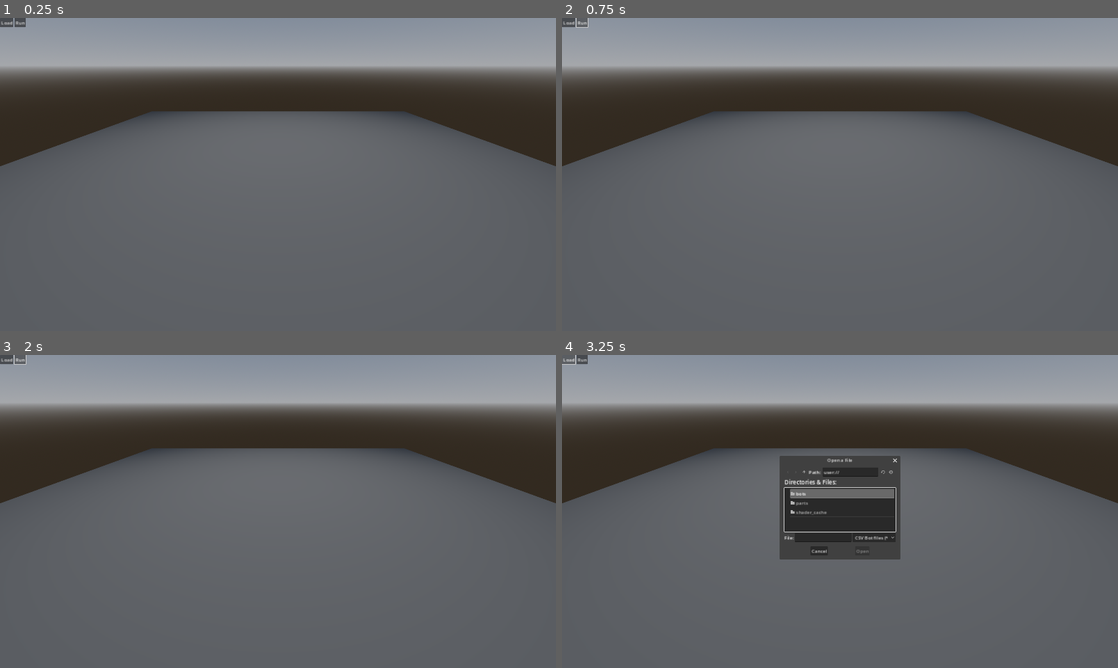
Above: before the commit, frames 1-4 (two rows, left to right).
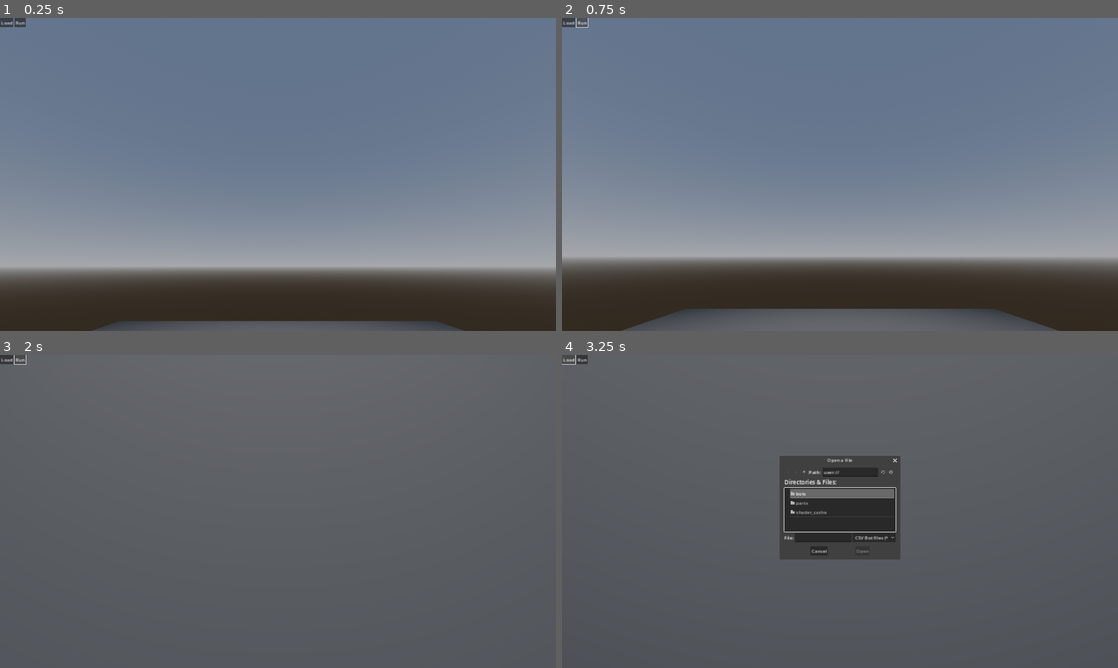
Above: after the commit, the same moments.

Repository: MassiveBattlebotsFan/OpenRobotCombatSim
Game: Godot game, scene res://Combat_UI.tscn
The game is run twice, just before and just after one commit, with the same random seed, the same clock (stepped at 60 frames per second) and the same inputs. This scene is started directly instead of the project's main scene.
Inputs:
- Up to frame 1 (0.25 s): no input
- Up to frame 2 (0.75 s): click "Run" at 0.5 s
- Up to frame 3 (2 s): click "Run" at 1.25 s
- Up to frame 4 (3.25 s): click "Run" at 2 s; click "Load" at 2.75 s

The runs differ from the first frame. In frame 1, 96% of the frame differs, in the area x 0-100%, y 0-100%; in frame 2, 93%; in frame 3, 33%; in frame 4, 33%.

Commit message:
Added logic for motor reconstruction, added test asset, fixed a reconstruction bug, made CombatCameraController.gd to track Origin in Combat_3D

Diff:
--- /dev/null
+++ b/CombatCameraController.gd
@@ -0,0 +1,14 @@
+extends Camera3D
+
+@export var ID = 0
+@onready var RobotConstruction = $"../RobotConstruction"
+
+# Called when the node enters the scene tree for the first time.
+func _ready():
+	pass # Replace with function body.
+
+
+# Called every frame. 'delta' is the elapsed time since the previous frame.
+func _process(delta):
+	if RobotConstruction != null:
+		look_at(RobotConstruction.Origin.global_position, Vector3.UP)
--- a/CombatConstructionController.gd
+++ b/CombatConstructionController.gd
@@ -23,6 +23,23 @@
 func _process(_delta):
 	pass
 
+func construct_rigidbody_axle(part):
+	var new_rigidbody = RigidBody3D.new()
+	var new_hinge = HingeJoint3D.new()
+	part.parents.push_back(new_rigidbody)
+	new_rigidbody.add_child(part)
+	new_rigidbody.set_script(part_script)
+	new_rigidbody.part_name = part.name
+	new_rigidbody.properties["is_combat"] = true
+	new_hinge.name = "AxleHinge"
+	new_hinge.node_a = part
+	new_hinge.node_b = null
+	new_hinge.set_param(HingeJoint3D.PARAM_MOTOR_TARGET_VELOCITY, 60)
+	new_hinge.set_param(HingeJoint3D.PARAM_LIMIT_RELAXATION, 2)
+	new_hinge.set_flag(HingeJoint3D.FLAG_ENABLE_MOTOR, true)
+	new_rigidbody.add_child(new_hinge)
+	return new_rigidbody
+
 func construct_part(mesh, mesh_name, part_title):
 	var new_part = CollisionShape3D.new()
 	var new_coll_mesh = ConcavePolygonShape3D.new()
@@ -40,6 +57,13 @@
 	new_part.part_name = mesh_name
 	new_part.properties["scalable"] = true
 	new_part.properties["is_combat"] = true
+	if mesh[2]:
+		var axle_name = get_parent().constructed_motors[mesh_name]["config"]["axle"]
+		var axle = get_parent().constructed_motors[mesh_name]["meshes"].filter(func(arr): return arr[0] == axle_name)[0][1]
+		new_part.properties["scalable"] = false
+		new_part.properties["is_motor"] = true
+		new_part.properties["axle"] = construct_rigidbody_axle(construct_part([axle, axle.get_faces()], axle_name, part_title))
+		new_part.properties["axle"].parents.push_back(new_part)
 	return new_part
 
 func _on_camera_position_controller_part_placed(hover_target):
@@ -112,24 +136,41 @@
 	return initialized_parts
 
 func reconstruct_from_csv(data):
+	var origins = [[null, Origin]]
 	var current_origin = Origin
 	current_origin.propagate_part_deletion()
 	update_children()
 	var initialized_parts = initialize_parts_from_csv(data)
 	for part in initialized_parts:
+		if part["part"].properties["is_motor"]:
+			part["part"].children.push_back(part["part"].properties["axle"])
 		for parent in part["parents"]:
 			print(parent)
 			part["part"].parents.push_back(initialized_parts.filter(func(dict): return dict["part"].name == parent)[0]["part"])
 		for child in part["children"]:
 			print(child)
-			part["part"].children.push_back(initialized_parts.filter(func(dict): return dict["part"].name == child)[0]["part"])
+			if part["part"].properties["is_motor"]:
+				part["part"].properties["axle"].children.push_back(initialized_parts.filter(func(dict): return dict["part"].name == child)[0]["part"])
+			else:
+				part["part"].children.push_back(initialized_parts.filter(func(dict): return dict["part"].name == child)[0]["part"])
+		if part["part"].properties["is_motor"]:
+			origins.push_back([part, part["part"].properties["axle"]])
+		#part["part"].hide()
+		#part["part"].show()
+	Origin.assign_groups_recursive(0, origins)
+	for origin in origins:
+		if origin[1] == Origin:
+			continue
+		origin[1].get_child("AxleHinge").node_b = origin[0]["part"].get_parent()
+		origin[1].get_child("AxleHinge").global_position = origin[0]["pos"]
+		origin[1].get_child("AxleHinge").global_rotation = origin[0]["rot"]
+		add_child(origin[1])
 	for part in initialized_parts:
-		if part["part"] != current_origin:
-			current_origin.add_child(part["part"])
-		part["part"].hide()
+		if not part["part"] in origins:
+			origins[part["part"].properties["group"]][1].add_child(part["part"])
 		part["part"].update_position(part["pos"])
 		part["part"].update_rotation(part["rot"], false)
 		part["part"].update_scale(part["scl"])
-		part["part"].show()
 	update_children()
-	print(Origin.get_children())
+	for child in Origin.get_children():
+		print(child, ", ", child.properties["group"])
--- a/Combat_3D.tscn
+++ b/Combat_3D.tscn
@@ -1,8 +1,9 @@
-[gd_scene load_steps=7 format=3 uid="uid://cek1oqy3swmx5"]
+[gd_scene load_steps=8 format=3 uid="uid://cek1oqy3swmx5"]
 
-[ext_resource type="Script" path="res://CombatBaseController.gd" id="1_2v0wr"]
+[ext_resource type="Script" path="res://RobotEditorBaseController.gd" id="1_hxula"]
 [ext_resource type="Script" path="res://CombatConstructionController.gd" id="2_jjfu4"]
 [ext_resource type="Script" path="res://RobotPartController.gd" id="3_4danp"]
+[ext_resource type="Script" path="res://CombatCameraController.gd" id="4_yseyg"]
 
 [sub_resource type="BoxShape3D" id="BoxShape3D_2on75"]
 size = Vector3(10, 0.1, 10)
@@ -15,13 +16,15 @@
 size = Vector3(10, 0.1, 10)
 
 [node name="CombatBase" type="Node3D"]
-script = ExtResource("1_2v0wr")
+script = ExtResource("1_hxula")
 
 [node name="RobotConstruction" type="Node3D" parent="."]
 transform = Transform3D(1, 0, 0, 0, 1, 0, 0, 0, 1, 0, 3, 0)
 script = ExtResource("2_jjfu4")
 
 [node name="Origin" type="RigidBody3D" parent="RobotConstruction" node_paths=PackedStringArray("VisualMesh", "CollisionMesh")]
+continuous_cd = true
+max_contacts_reported = 100
 freeze = true
 script = ExtResource("3_4danp")
 VisualMesh = NodePath("")
@@ -37,6 +40,8 @@
 
 [node name="Camera3D" type="Camera3D" parent="."]
 transform = Transform3D(1, 0, 0, 0, 0.882036, 0.471181, 0, -0.471181, 0.882036, 0, 1.64839, 3.29018)
+fov = 70.0
+script = ExtResource("4_yseyg")
 
 [node name="OmniLight3D" type="OmniLight3D" parent="."]
 transform = Transform3D(1, 0, 0, 0, 1, 0, 0, 0, 1, 0, 6, 0)
--- a/RobotConstructionController.gd
+++ b/RobotConstructionController.gd
@@ -37,7 +37,7 @@
 	new_meshinstance3d.mesh.surface_set_material(0, part_generic_material)
 	new_meshinstance3d.name = "VisMesh3D"
 	#new_meshinstance3d.owner = new_part
-	new_coll3d.add_child(new_meshinstance3d)
+	new_part.add_child(new_meshinstance3d)
 	new_part.add_child(new_coll3d)
 	new_part.set_script(part_script)
 	new_part.part_name = mesh_name
@@ -114,6 +114,7 @@
 	return initialized_parts
 
 func reconstruct_from_csv(data):
+	## Reconstructs CSV data into parts
 	var current_origin = Origin
 	current_origin.propagate_part_deletion()
 	#for child in get_children():
--- a/RobotEditorBaseController.gd
+++ b/RobotEditorBaseController.gd
@@ -1,4 +1,6 @@
 extends Node3D
+
+const USERDATA_DIRS = ["parts/", "bots/", "parts/ESCs/models/", "parts/motors/models/", "parts/motors/configs/", "parts/ESCs/configs/"]
 
 @onready var RobotConstruction = $RobotConstruction
 
@@ -11,6 +13,7 @@
 signal part_list_clear_all_attached()
 
 @export var parts_dict = {}
+@export var constructed_motors = {}
 
 # Called when the node enters the scene tree for the first time.
 func _ready():
@@ -62,21 +65,24 @@
 
 
 func load_wavefront_obj(path):
+	## Loads a Wavefront OBJ from specified path
+	## Returns Array of [part_name, mesh], or null on error
 	var file = FileAccess.open(path, FileAccess.READ)
 	if not file:
-		return
+		file.close()
+		return null
 	var data
 	var part_name = ""
 	var vertices = []
 	var normals = []
 	var uvs = []
-	var mesh = ImmediateMesh.new()
-	mesh.surface_begin(Mesh.PRIMITIVE_TRIANGLES)
+	var faces = []
 	while not file.eof_reached():
 		data = file.get_line()
 		data = data.split(" ")
 		if data[0] == "o":
 			part_name = data[1]
+			faces.push_back({"name" : part_name, "face_ids" : []})
 		if data[0] == "v":
 			vertices.push_back(Vector3(float(data[1]), float(data[2]), float(data[3])))
 		if data[0] == "vt":
@@ -88,52 +94,93 @@
 				printerr("Error: Not triangulated")
 				return
 			var facedata = data[3].split("/")
-			if OS.is_debug_build():
-				print(facedata)
-			mesh.surface_set_normal(normals[int(facedata[2]) - 1])
-			mesh.surface_set_uv(uvs[int(facedata[1]) - 1])
-			#mesh.surface_set_uv2(-uvs[int(facedata[1]) - 1])
-			mesh.surface_add_vertex(vertices[int(facedata[0]) - 1])
+			faces.back()["face_ids"].push_back(Vector3i(int(facedata[0]) - 1, int(facedata[1]) - 1, int(facedata[2]) - 1))
 			facedata = data[2].split("/")
-			if OS.is_debug_build():
-				print(facedata)
-			mesh.surface_set_normal(normals[int(facedata[2]) - 1])
-			mesh.surface_set_uv(uvs[int(facedata[1]) - 1])
-			#mesh.surface_set_uv2(-uvs[int(facedata[1]) - 1])
-			mesh.surface_add_vertex(vertices[int(facedata[0]) - 1])
+			faces.back()["face_ids"].push_back(Vector3i(int(facedata[0]) - 1, int(facedata[1]) - 1, int(facedata[2]) - 1))
 			facedata = data[1].split("/")
-			if OS.is_debug_build():
-				print(facedata)
-			mesh.surface_set_normal(normals[int(facedata[2]) - 1])
-			mesh.surface_set_uv(uvs[int(facedata[1]) - 1])
-			#mesh.surface_set_uv2(-uvs[int(facedata[1]) - 1])
-			mesh.surface_add_vertex(vertices[int(facedata[0]) - 1])
+			faces.back()["face_ids"].push_back(Vector3i(int(facedata[0]) - 1, int(facedata[1]) - 1, int(facedata[2]) - 1))
 	file.close()
-	mesh.surface_end()
-	parts_dict[part_name] = [mesh, mesh.get_faces()]
-
+	var data_to_return = []
+	for face in faces:
+		var mesh = [face["name"], ImmediateMesh.new()]
+		mesh[1].surface_begin(Mesh.PRIMITIVE_TRIANGLES)
+		for id in face["face_ids"]:
+			mesh[1].surface_set_normal(normals[id.z])
+			mesh[1].surface_set_uv(uvs[id.y])
+			mesh[1].surface_add_vertex(vertices[id.x])
+		mesh[1].surface_end()
+		data_to_return.push_back(mesh)
+	return data_to_return
+
+func load_cmplx_part_config(path):
+	var file = FileAccess.open(path, FileAccess.READ)
+	if not file:
+		file.close()
+		return null
+	var data
+	var config_file = {}
+	data = file.get_as_text(true).split("\n")
+	file.close()
+	for line in data:
+		var split_line = line.split(" : ")
+		config_file[split_line[0]] = split_line[1]
+	return config_file
 
 func init_or_load_userdata():
 	var user_dir = DirAccess.open("user://")
 	if not user_dir:
 		printerr("Error: Could not open user data. Quitting...")
 		get_tree().quit()
-	if not user_dir.dir_exists("parts/"):
-		user_dir.make_dir("parts/")
-	if not user_dir.dir_exists("bots/"):
-		user_dir.make_dir("bots/")
+	for dir in USERDATA_DIRS:
+		if not user_dir.dir_exists(dir):
+			var error = user_dir.make_dir_recursive(dir)
+			if error != OK:
+				print("Error in init_or_load_userdata: ", error_string(error))
+				get_tree().quit(1)
 	user_dir.change_dir("parts/")
 	user_dir.list_dir_begin()
 	var file_name = user_dir.get_next()
 	while file_name != "":
+		if not user_dir.current_is_dir() and file_name.get_extension() == "obj":
+			print("user://parts/" + file_name)
+			var returned_parts = load_wavefront_obj("user://parts/" + file_name)
+			if returned_parts == null:
+				printerr("Error: File not openable, exiting...")
+				get_tree().quit(2)
+			for returned_part in returned_parts:
+				parts_dict[returned_part[0]] = [returned_part[1], returned_part[1].get_faces(), false]
+		file_name = user_dir.get_next()
+	user_dir.list_dir_end()
+	user_dir.change_dir("motors/models/")
+	user_dir.list_dir_begin()
+	file_name = user_dir.get_next()
+	while file_name != "":
 		if file_name.get_extension() == "obj":
-			print("user://parts/" + file_name)
-			load_wavefront_obj("user://parts/" + file_name)
+			print("user://parts/motors/models/" + file_name)
+			var returned_parts = load_wavefront_obj("user://parts/motors/models/" + file_name)
+			if returned_parts == null:
+				printerr("Error: File not openable, exiting...")
+				get_tree().quit(2)
+			constructed_motors[file_name.get_slice(".", 0)] = {"config" : {}, "meshes" : returned_parts}
 		file_name = user_dir.get_next()
-	#var boxmesh = BoxMesh.new()
-	#boxmesh.size = Vector3(0.1,0.1,0.1)
-	#parts_dict["Cube"] = [boxmesh.get_mesh_arrays(), boxmesh.get_faces()]
-
+	user_dir.list_dir_end()
+	user_dir.change_dir("../configs/")
+	user_dir.list_dir_begin()
+	file_name = user_dir.get_next()
+	while file_name != "":
+		if file_name.get_extension() == "ini":
+			print("user://parts/motors/configs/" + file_name)
+			var config_dat = load_cmplx_part_config("user://parts/motors/configs/" + file_name)
+			if config_dat == null:
+				printerr("Error: File not openable, exiting...")
+				get_tree().quit(2)
+			var c_idx = file_name.get_slice(".", 0)
+			constructed_motors[c_idx]["config"] = config_dat
+			var mesh_to_add_to_parts_dict = constructed_motors[c_idx]["meshes"].filter(func(arr): return arr[0] == config_dat["base"])[0][1]
+			parts_dict[c_idx] = [mesh_to_add_to_parts_dict, mesh_to_add_to_parts_dict.get_faces(), true]
+		file_name = user_dir.get_next()
+	if OS.is_debug_build():
+		print(constructed_motors)
 
 func _on_save_file_dialog_file_selected(path):
 	print("saving to: ", path)
@@ -154,3 +201,6 @@
 	var load_data = load_file.get_as_text(true).split("\n")
 	print(load_data)
 	RobotConstruction.reconstruct_from_csv(load_data)
+
+func _on_run_button_pressed():
+	RobotConstruction.Origin.freeze = false
--- a/RobotPartController.gd
+++ b/RobotPartController.gd
@@ -6,7 +6,7 @@
 @export_category("part_info")
 @export var part_name = "None"
 @export var parents = []
-@export var properties = {"scalable" : false, "is_motor" : false, "is_combat" : false}
+@export var properties = {"scalable" : false, "is_motor" : false, "is_combat" : false, "group" : 0, "axle" : null}
 @export var children = []
 @export var local_position = Vector3.ZERO
 @export var local_rotation = Vector3.ZERO
@@ -19,8 +19,11 @@
 		if properties["is_combat"]:
 			scale = current_scale
 		else:
-			VisualMesh.scale = current_scale
-			CollisionMesh.scale = current_scale
+			VisualMesh.scale = Vector3.ONE
+			CollisionMesh.scale = Vector3.ONE
+			VisualMesh.scale_object_local(current_scale)
+			CollisionMesh.scale_object_local(current_scale)
+			print(VisualMesh.scale, ", ", CollisionMesh.scale)
 	if len(parents) > 0:
 		local_rotation = global_rotation_degrees - parents[0].global_rotation_degrees
 		local_position = global_position - parents[0].global_position
@@ -91,15 +94,15 @@
 func _ready():
 	print(parents)
 	print(get_children())
-	if not properties["is_combat"]:
+	if properties["is_combat"]:
+		CollisionMesh = null
+	else:
 		CollisionMesh = find_child("Collider", true, false)
 		print(CollisionMesh)
 		if CollisionMesh == null:
 			printerr("Warning: ", name, " failed to init CollisionMesh var")
-	else:
-		CollisionMesh = null
-		if part_name != "None":
-			VisualMesh = find_child("VisMesh3D", true, false)
+	if part_name != "None":
+		VisualMesh = find_child("VisMesh3D", true, false)
 	print(VisualMesh)
 	if VisualMesh == null:
 		printerr("Warning: ", name, " failed to init VisualMesh var")
@@ -114,3 +117,9 @@
 		printerr(self, " failed propagate_part_deletion")
 	if part_name != "None":
 		queue_free()
+
+func assign_groups_recursive(group_id, origins):
+	properties["group"] = group_id
+	for child in children:
+		if !child in origins: child.assign_groups_recursive(group_id, origins)
+		else: child.assign_groups_recursive(origins.find(child), origins)
Not shown, added: MotorTest1.mtl
Not shown, added: MotorTest1.obj
Not shown, added: MotorTest1.obj.import
